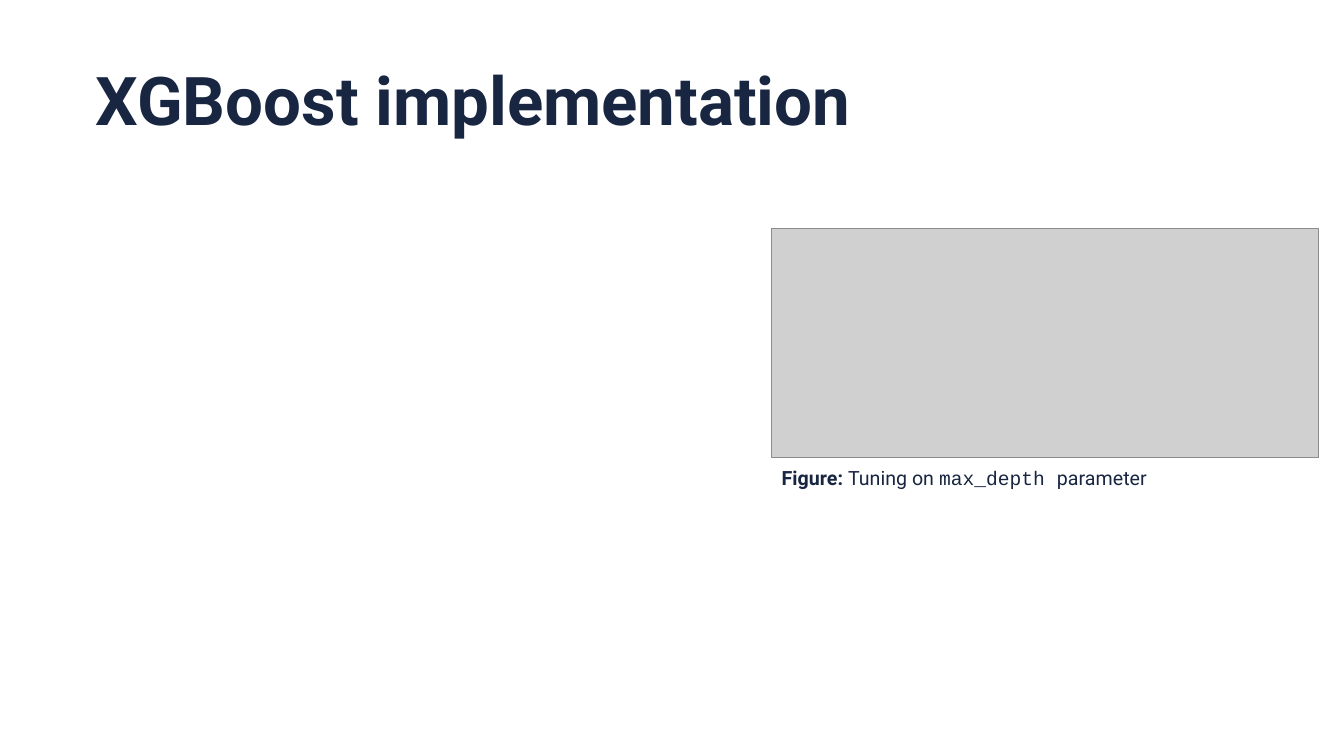
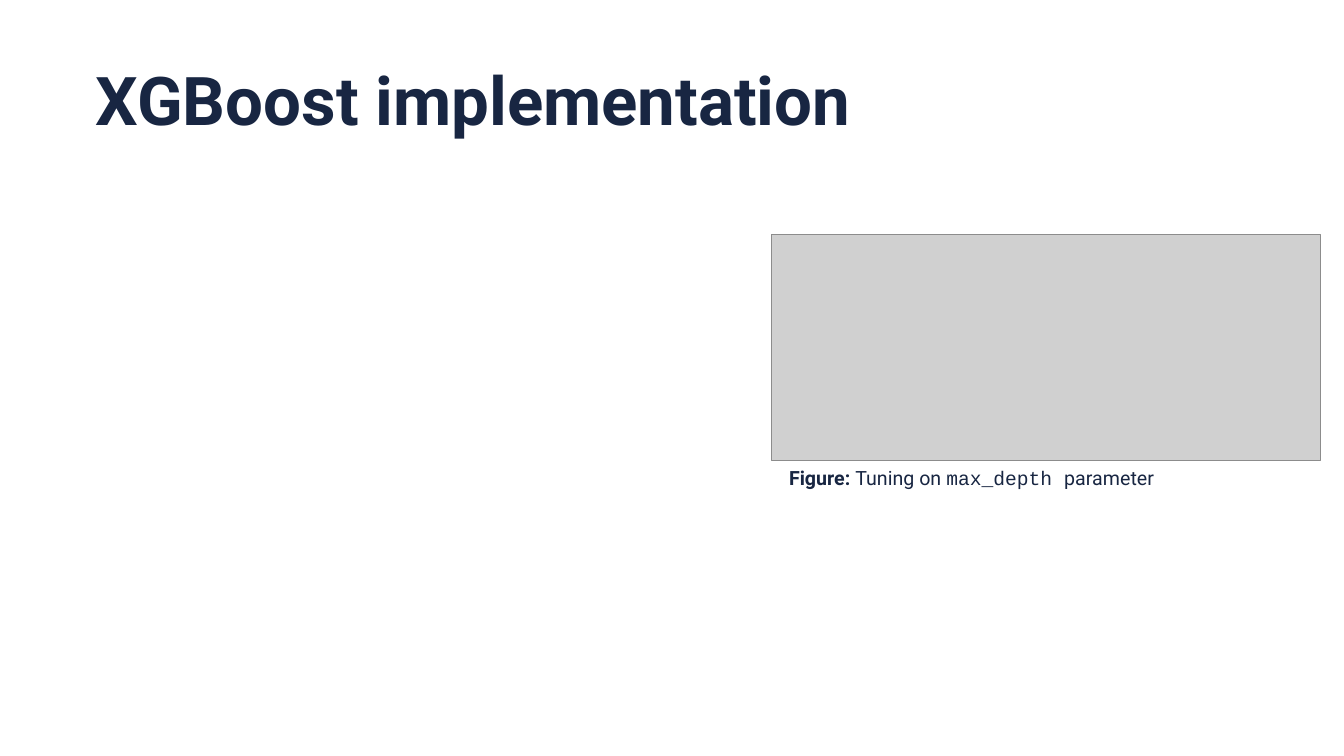
Before and after one commit to silviufilote/S4HDD, a slide deck: slide 31 of Time series project/documentation/slides.pptx. Drawn at 1344x756 pixels with LibreOffice and Linux fonts; fonts in the diff are those of the drawing; grey boxes stand for pictures; background and template pictures are left out. Boxes give left, top, right and bottom in pixels: in the first picture for what was removed or moved away, otherwise in the second. Text is boxed around its words. In the diff, an @@ line names an element or a change of style, - is before the commit and + after.

```diff
--- a/Time series project/documentation/slides.pptx
+++ b/Time series project/documentation/slides.pptx
@@ picture: place and size @@
-picture at (772,229,1320,458)
+picture at (772,235,1321,461)
@@ text "Figure: Tuning on max_depth parameter": place and size @@
-text "Figure: Tuning on max_depth parameter" at (782,470,1147,489)
+text "Figure: Tuning on max_depth parameter" at (789,470,1154,489)
```
Also in this commit, not shown: 1 other slide changed, 1 other file.
